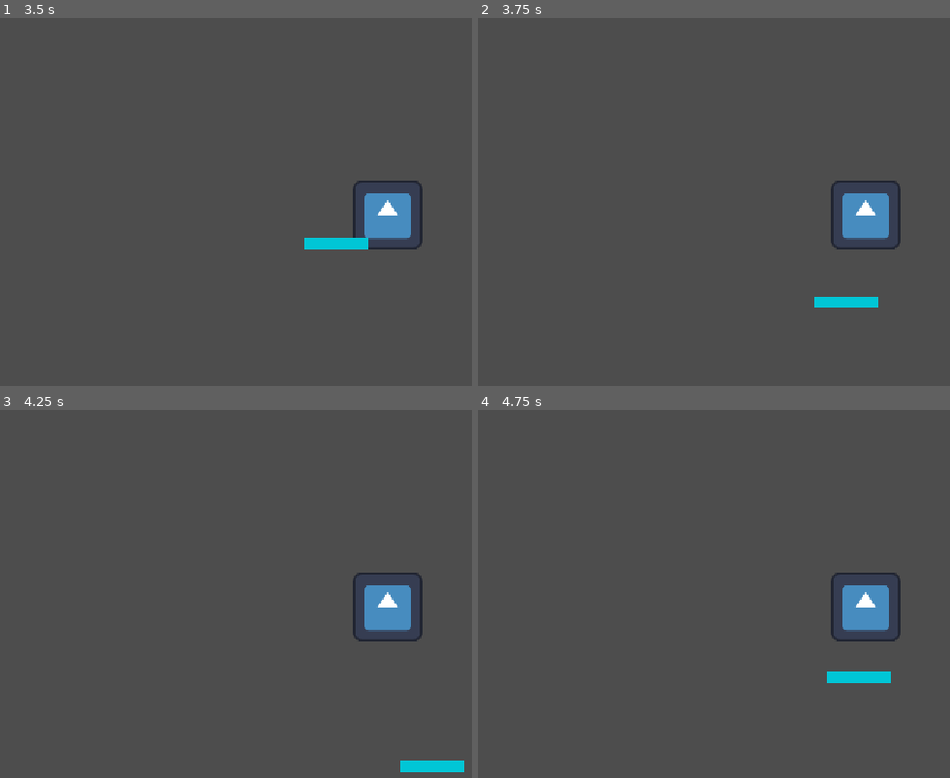
Above: before the commit, frames 1-4 (two rows, left to right).
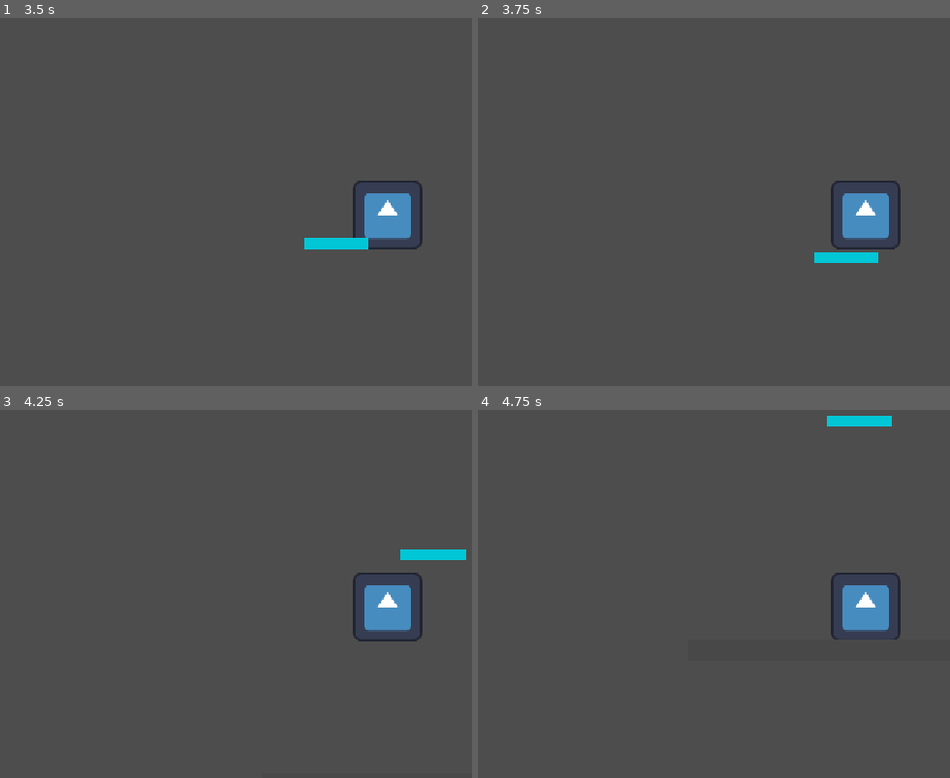
Above: after the commit, the same moments.

Repository: wjdan6/CatJump
Game: Godot game, scene res://main.tscn
The game is run twice, just before and just after one commit, with the same random seed, the same clock (stepped at 60 frames per second) and the same inputs. Before the commit the project has no main scene; this scene is started directly in both runs. The engine's default icon, where the game draws it, is replaced by a stand-in: a white triangle on a blue panel in a dark square.
Inputs:
- Up to frame 1 (3.5 s): tap Enter at 0.5 s; hold Right (move_right) 0.53-2.03 s; tap Z (jump) at 0.6, 0.77, 1.07, 1.35, 1.52, 1.82, 2.1, 2.85, 3.02, 3.32 s; hold Left (move_left) from 2.03 s (still down)
- Up to frame 2 (3.75 s): keep holding Left (move_left); tap Z (jump) at 3.6 s
- Up to frame 3 (4.25 s): keep holding Left (move_left); tap Z (jump) at 3.77, 4.07 s
- Up to frame 4 (4.75 s): release Left (move_left) at 4.28 s; hold Right (move_right) from 4.28 s (still down); tap Z (jump) at 4.35, 4.52 s

Frame 1 is identical in both runs. In frame 2, 0.8% of the frame differs, in the area x 71-85%, y 63-79%; in frame 3, 0.8%; in frame 4, 0.9%, in the area x 73-89%, y 1-75%.

Commit message:
점프 판정 프로토타입

Diff:
--- a/main.tscn
+++ b/main.tscn
@@ -10,11 +10,23 @@
 [sub_resource type="CircleShape2D" id="CircleShape2D_h18gq"]
 radius = 60.0
 
+[sub_resource type="RectangleShape2D" id="RectangleShape2D_n57nd"]
+size = Vector2(90, 14.375)
+
+[sub_resource type="RectangleShape2D" id="RectangleShape2D_ursyd"]
+size = Vector2(90, 10)
+
+[sub_resource type="RectangleShape2D" id="RectangleShape2D_3sk84"]
+size = Vector2(90, 10)
+
 [sub_resource type="RectangleShape2D" id="RectangleShape2D_h18gq"]
 size = Vector2(800, 40)
 
 [sub_resource type="RectangleShape2D" id="RectangleShape2D_bixc1"]
-size = Vector2(120, 40)
+size = Vector2(120, 38)
+
+[sub_resource type="RectangleShape2D" id="RectangleShape2D_xi27r"]
+size = Vector2(120, 2)
 
 [node name="Main" type="Node2D" unique_id=1554111558]
 
@@ -38,6 +50,24 @@
 [node name="CollisionShape2D" type="CollisionShape2D" parent="Player/BoostCheckArea" unique_id=2096517361]
 shape = SubResource("CircleShape2D_h18gq")
 
+[node name="PerfectJumpArea" type="Area2D" parent="Player" unique_id=609381657]
+collision_mask = 2
+
+[node name="CollisionShape2D" type="CollisionShape2D" parent="Player/PerfectJumpArea" unique_id=260733238]
+position = Vector2(-1, -51.5)
+shape = SubResource("RectangleShape2D_n57nd")
+
+[node name="GoodJumpArea" type="Area2D" parent="Player" unique_id=503601231]
+collision_mask = 2
+
+[node name="CollisionShape2D" type="CollisionShape2D" parent="Player/GoodJumpArea" unique_id=823149266]
+position = Vector2(-1, -64)
+shape = SubResource("RectangleShape2D_ursyd")
+
+[node name="CollisionShape2D2" type="CollisionShape2D" parent="Player/GoodJumpArea" unique_id=580529284]
+position = Vector2(-1, -39)
+shape = SubResource("RectangleShape2D_3sk84")
+
 [node name="Floor" type="StaticBody2D" parent="." unique_id=994201583]
 position = Vector2(0, 302)
 
@@ -58,9 +88,17 @@
 collision_layer = 2
 
 [node name="CollisionShape2D" type="CollisionShape2D" parent="Platform1" unique_id=1436032618]
+position = Vector2(0, 1)
 shape = SubResource("RectangleShape2D_bixc1")
 
 [node name="Platform1Visual" type="Polygon2D" parent="Platform1" unique_id=793111009]
 color = Color(4.6205523e-06, 0.7778507, 0.8425179, 1)
 polygon = PackedVector2Array(-60, -10, 60, -10, 60, 10, -60, 10)
 uv = PackedVector2Array(-60, -10, 60, -10, 60, 10, -60, 10)
+
+[node name="BoostSurface" type="Area2D" parent="Platform1" unique_id=1005831342]
+collision_layer = 2
+
+[node name="CollisionShape2D" type="CollisionShape2D" parent="Platform1/BoostSurface" unique_id=1513498410]
+position = Vector2(0, -9)
+shape = SubResource("RectangleShape2D_xi27r")
--- a/player.gd
+++ b/player.gd
@@ -7,14 +7,10 @@
 @export var boost_jump_power: float = 720.0
 @export var boost_side_power: float = 220.0
 
-@onready var boost_check_area: Area2D = $BoostCheckArea
+@onready var perfect_jump_area: Area2D = $PerfectJumpArea
+@onready var good_jump_area: Area2D = $GoodJumpArea
 
-var nearby_boost_platforms: Array[Node2D] = []
-var used_boost_platforms: Array[Node2D] = []
-
-func _ready() -> void:
-	boost_check_area.body_entered.connect(_on_boost_check_area_body_entered)
-	boost_check_area.body_exited.connect(_on_boost_check_area_body_exited)
+var used_boost_surfaces: Array[Area2D] = []
 
 func _physics_process(delta: float) -> void:
 	var input_dir := Input.get_axis("move_left", "move_right")
@@ -26,55 +22,65 @@
 	if not is_on_floor():
 		velocity.y += gravity * delta
 
+	_clear_exited_boost_surfaces()
+
 	# 점프 입력 처리
 	if Input.is_action_just_pressed("jump"):
 		if is_on_floor():
 			normal_jump()
-		elif can_boost_jump():
-			boost_jump(input_dir)
+		else:
+			try_boost_jump(input_dir)
 
 	move_and_slide()
 
 func normal_jump() -> void:
 	velocity.y = -jump_power
 
-func boost_jump(input_dir: float) -> void:
-	var target_platform := get_available_boost_platform()
+func try_boost_jump(input_dir: float) -> void:
+	var perfect_surface := get_boost_surface(perfect_jump_area)
+	if perfect_surface != null:
+		boost_jump(perfect_surface, input_dir, "Perfect")
+		return
 
+	var good_surface := get_boost_surface(good_jump_area)
+	if good_surface != null:
+		boost_jump(good_surface, input_dir, "Good")
+
+func get_boost_surface(check_area: Area2D) -> Area2D:
+	for overlapping_area: Area2D in check_area.get_overlapping_areas():
+		if overlapping_area.name != "BoostSurface":
+			continue
+
+		if not overlapping_area.get_parent().is_in_group("boost_platform"):
+			continue
+
+		if used_boost_surfaces.has(overlapping_area):
+			continue
+
+		return overlapping_area
+
+	return null
+
+func boost_jump(surface: Area2D, input_dir: float, judgment: String) -> void:
+	var target_platform := surface.get_parent() as Node2D
 	if target_platform == null:
 		return
 
-	used_boost_platforms.append(target_platform)
+	used_boost_surfaces.append(surface)
 
-	# 위로 강하게 튀기
+	# 이후 단계에서 Perfect와 Good에 서로 다른 힘을 적용한다.
 	velocity.y = -boost_jump_power
 
-	# 방향키를 누르고 있으면 그 방향으로도 가속
-	if input_dir != 0:
+	if input_dir != 0.0:
 		velocity.x = input_dir * boost_side_power
 
-	print("가속점프 발동! 대상: ", target_platform.name)
+	print(judgment, " 가속점프 발동! 대상: ", target_platform.name)
 
-func get_available_boost_platform() -> Node2D:
-	for platform in nearby_boost_platforms:
-		if not used_boost_platforms.has(platform):
-			return platform
+func _clear_exited_boost_surfaces() -> void:
+	for index: int in range(used_boost_surfaces.size() - 1, -1, -1):
+		var surface := used_boost_surfaces[index]
+		if not is_instance_valid(surface) or not is_surface_in_jump_areas(surface):
+			used_boost_surfaces.remove_at(index)
 
-	return null
-
-func can_boost_jump() -> bool:
-	return get_available_boost_platform() != null
-
-func _on_boost_check_area_body_entered(body: Node2D) -> void:
-	if body.is_in_group("boost_platform"):
-		if not nearby_boost_platforms.has(body):
-			nearby_boost_platforms.append(body)
-
-		print("가속점프 가능: ", body.name)
-
-func _on_boost_check_area_body_exited(body: Node2D) -> void:
-	if body.is_in_group("boost_platform"):
-		nearby_boost_platforms.erase(body)
-		used_boost_platforms.erase(body)
-
-		print("가속점프 범위 벗어남: ", body.name)
+func is_surface_in_jump_areas(surface: Area2D) -> bool:
+	return perfect_jump_area.get_overlapping_areas().has(surface) or good_jump_area.get_overlapping_areas().has(surface)
--- a/project.godot
+++ b/project.godot
@@ -11,6 +11,7 @@
 [application]
 
 config/name="새 게임 프로젝트"
+run/main_scene="uid://cbjg7djo286vw"
 config/features=PackedStringArray("4.7", "Forward Plus")
 config/icon="res://icon.svg"
 
